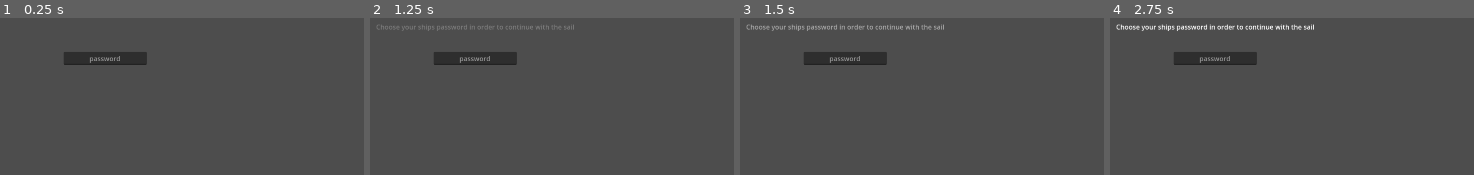
Above: before the commit, frames 1-4 (left to right).
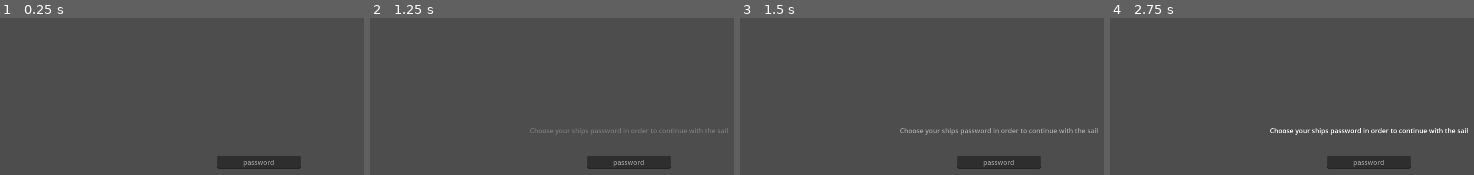
Above: after the commit, the same moments.

Repository: matouseek/game-jam-25
Game: Godot game, scene res://scenes/minigames/password.tscn
The game is run twice, just before and just after one commit, with the same random seed, the same clock (stepped at 60 frames per second) and the same inputs. The project has no main scene, so this scene is started directly. The engine's default icon, where the game draws it, is replaced by a stand-in: a white triangle on a blue panel in a dark square. Sound files missing from this copy of the repository are replaced by a short silence.
Inputs (mouse positions are in pixels of both pictures, inside the frame that each line leads up to):
- Up to frame 1 (0.25 s): no input
- Up to frame 2 (1.25 s): tap Enter at 0.5 s; move the mouse to (outside the picture) at 0.52 s
- Up to frame 3 (1.5 s): move the mouse to (outside the picture) at 1.27 s
- Up to frame 4 (2.75 s): move the mouse to (1448, 63) at 2.02 s

The runs differ from the first frame. In frame 1, 3.6% of the frame differs, in the area x 17-83%, y 21-97%; in frame 2, 4.4%; in frame 3, 5.1%; in frame 4, 5.6%, in the area x 1-99%, y 3-97%.

Commit message:
Change position of control to the middle

Diff:
--- a/scenes/minigames/password.tscn
+++ b/scenes/minigames/password.tscn
@@ -4,17 +4,16 @@
 
 [node name="Password" type="Node2D"]
 script = ExtResource("1_ev1fv")
-travelling_back = true
 
 [node name="Control" type="Control" parent="."]
 layout_mode = 3
 anchors_preset = 15
 anchor_right = 1.0
 anchor_bottom = 1.0
-offset_left = 591.0
-offset_top = 291.0
-offset_right = 591.0
-offset_bottom = 291.0
+offset_left = 960.0
+offset_top = 540.0
+offset_right = 960.0
+offset_bottom = 540.0
 grow_horizontal = 2
 grow_vertical = 2
 
@@ -32,6 +31,7 @@
 offset_bottom = 136.0
 grow_horizontal = 2
 grow_vertical = 2
+theme_override_font_sizes/font_size = 16
 text = "The recommended password is:  ̸̺͕͚͇̥͒́̀̌̿̔͝ẓ̶̡̝̝̤̻̳͉̮̳͎͓͉̲̮͂̐̚ͅē̶͇͓͛̈́͑̃̉̋̔̄͗̓̓͜ŗ̷̫̹̤͍͍͖̣̼̱̖̙̻͔̥͚̄̉̄̿̊̆͆̿̓̒́̇̂͑͝͠o̸̢̦̖̖͂͐̈̊̑̒̌́̓͒͝͠"
 horizontal_alignment = 1
 vertical_alignment = 1
@@ -43,6 +43,7 @@
 offset_top = 153.0
 offset_right = 276.54
 offset_bottom = 176.0
+theme_override_font_sizes/font_size = 16
 text = "If for any reason you cannot use this password, create your own one."
 
 [node name="PasswordWeakLabel" type="Label" parent="Control"]
@@ -60,6 +61,7 @@
 offset_bottom = -34.0
 grow_horizontal = 2
 grow_vertical = 2
+theme_override_font_sizes/font_size = 16
 text = "Password Strength: 1/10"
 horizontal_alignment = 1
 vertical_alignment = 1
@@ -98,6 +100,7 @@
 offset_bottom = -64.0
 grow_horizontal = 2
 grow_vertical = 2
+theme_override_font_sizes/font_size = 16
 text = "Choose your ships password in order to continue with the sail"
 horizontal_alignment = 1
 vertical_alignment = 1
@@ -109,5 +112,6 @@
 offset_top = 184.0
 offset_right = 276.54
 offset_bottom = 284.0
+theme_override_font_sizes/font_size = 16
 text = "- The password must be exactly 10 characters long
 - The sum of all digits in the password must be equal to 90"
